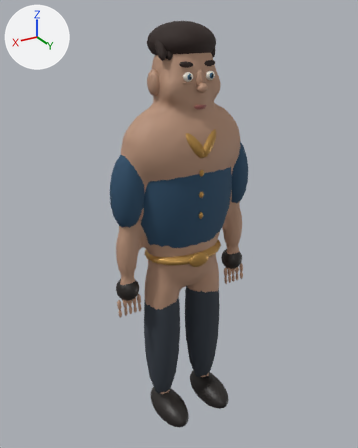
The glTF model SYSTEM-WORLD/assets/characters/SYSTEM_Humanoid_Male.glb: old version first, new version second.
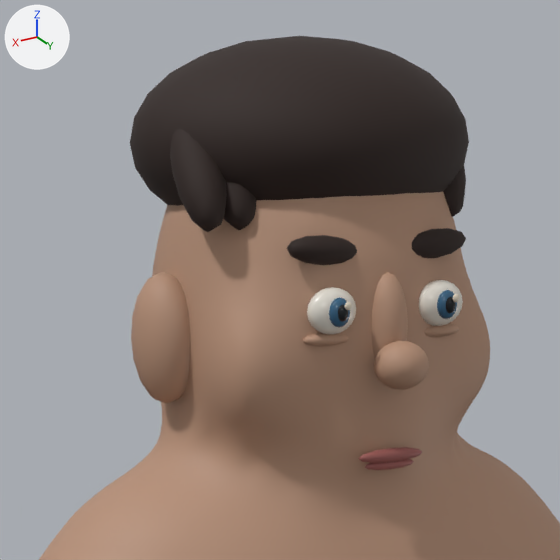
Each version appears first whole from a camera (50 mm lens) standing at (1.166, 1.907, 2.088) and looking at (0.013, -0.015, 1.127), and next in a close-up on the part from 34% to 66% of the width and 3% to 29% of the height. Every picture has the same lights, and +X, +Y and +Z are marked at upper left. The first two pictures are the older version. Where no turn or scale is listed for an object, it has been applied to the vertices. Vertices at exactly the same position are counted once.

In view in the first close-up: 'SYSTEM_Humanoid_Male_Body', 'SYSTEM_Humanoid_Male_BrowLeft', 'SYSTEM_Humanoid_Male_BrowRight', 'SYSTEM_Humanoid_Male_EyeLeft', 'SYSTEM_Humanoid_Male_EyeRight', 'SYSTEM_Humanoid_Male_FaceSkin', 'SYSTEM_Humanoid_Male_Hair', 'SYSTEM_Humanoid_Male_Iris.002', 'SYSTEM_Humanoid_Male_Mouth' and 1 more.
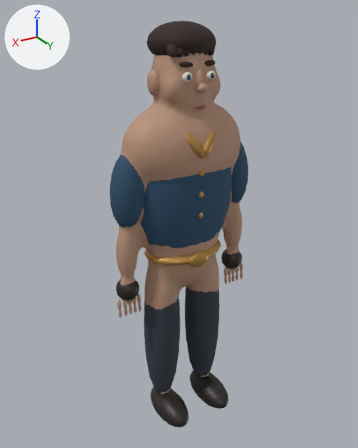
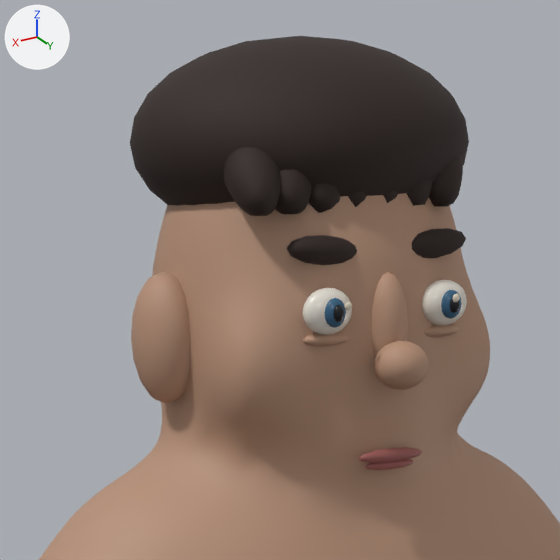
Boxes [x1, y1, x2, y2] around the edits, measured in the close-ups (560 x 560 px; the box of a moved part takes in the faces that stretch with it):
'SYSTEM_Humanoid_Male_Hair', reshaped
    before: [130, 36, 469, 232]
    after: [130, 36, 469, 216]
'SYSTEM_Humanoid_Male_Iris.002', reshaped (6% wider)
    before: [329, 290, 457, 327]
    after: [325, 290, 461, 328]
part 1 of me_system_humanoid_male_hair_mesh, moved or reshaped (not visible afterwards)
    before: [224, 181, 256, 230]
part 2 of me_system_humanoid_male_hair_mesh, deleted
    before: [170, 129, 227, 232]
part 3 of me_system_humanoid_male_hair_mesh, moved or reshaped
    before: [443, 165, 466, 217]
    after: [224, 147, 463, 216]
part 4 of me_system_humanoid_male_iris_mesh, moved or reshaped
    before: [437, 290, 457, 319]
    after: [441, 290, 461, 319]
part 5 of me_system_humanoid_male_iris_mesh, moved or reshaped
    before: [329, 298, 350, 327]
    after: [325, 298, 346, 328]

Diff of the bpy script that builds the scene:
```diff
--- a/SYSTEM-WORLD/assets/characters/SYSTEM_Humanoid_Male.glb.py
+++ b/SYSTEM-WORLD/assets/characters/SYSTEM_Humanoid_Male.glb.py
@@ me_system_humanoid_male_hair_mesh @@
 # used by ob_system_humanoid_male_hair; location = (0.0, 0.0, 0.0)
-me_system_humanoid_male_hair_mesh.from_pydata(...)  # 1568 vertices, 3096 faces; spans x -0.15..0.153, y -0.155..0.125, z 1.88..2.05
+me_system_humanoid_male_hair_mesh.from_pydata(...)  # 1434 vertices, 2832 faces; spans x -0.17..0.15, y -0.155..0.125, z 1.771..2.05
+# me_system_humanoid_male_hair_mesh part 1: the loose piece of 134 vertices spanning x 0.075..0.123, y -0.008..0.078, z 1.902..1.998 is multiplied about its middle by the matrix ((1.09, -0.06, 0.317), (-0.162, 0.864, 0.72), (-0.285, -0.777, 0.869)), then moved by (-0.244, -0.05, -0.105)
+# me_system_humanoid_male_hair_mesh part 2: the loose piece of 134 vertices spanning x 0.105..0.153, y -0.008..0.078, z 1.902..1.998 is deleted
+# me_system_humanoid_male_hair_mesh part 3: 938 vertices moved from x -0.135..0.093, y -0.008..0.078, z 1.902..1.998 to x -0.119..0.124, y 0.001..0.114, z 1.915..2.0
 me_system_humanoid_male_hair_mesh.materials.append(mat_hair___deep_brown)
@@ me_system_humanoid_male_iris_mesh @@
 # used by ob_system_humanoid_male_iris_002; location = (0.0, 0.0, 0.0)
-me_system_humanoid_male_iris_mesh.from_pydata(...)  # 356 vertices, 704 faces; spans x -0.064..0.064, y 0.132..0.144, z 1.828..1.852
+me_system_humanoid_male_iris_mesh.from_pydata(...)  # 356 vertices, 704 faces; spans x -0.0683..0.0683, y 0.132..0.144, z 1.828..1.852
+# me_system_humanoid_male_iris_mesh part 4: the loose piece of 178 vertices spanning x -0.064..-0.044, y 0.132..0.144, z 1.828..1.852 is moved by (-0.0043, 0.0, 0.0)
+# me_system_humanoid_male_iris_mesh part 5: the loose piece of 178 vertices spanning x 0.044..0.064, y 0.132..0.144, z 1.828..1.852 is moved by (0.0043, 0.0, 0.0)
 me_system_humanoid_male_iris_mesh.materials.append(mat_iris___deep_blue)
```
